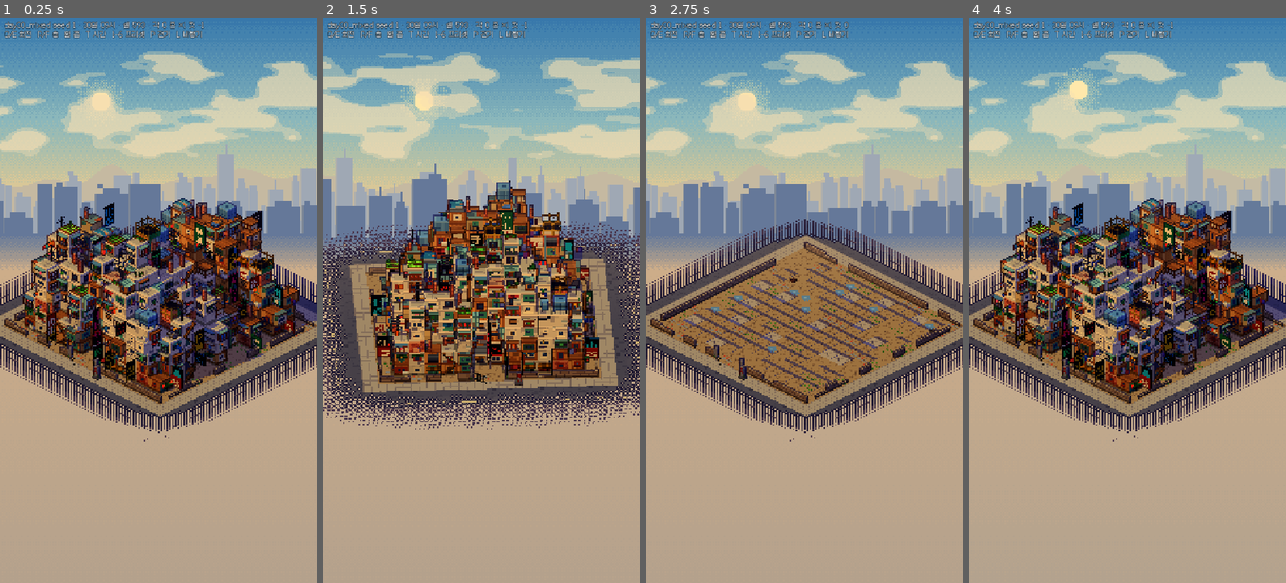
Above: before the commit, frames 1-4 (left to right).
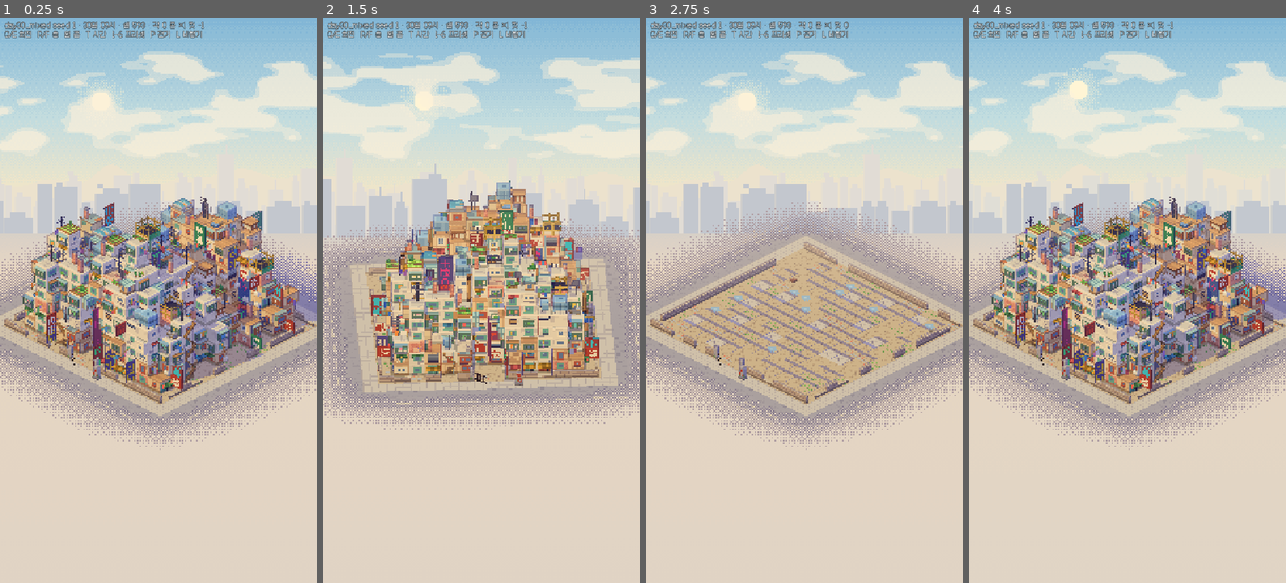
Above: after the commit, the same moments.

Repository: Birchnut/kowloon-walled-city
Game: Godot game, scene res://view/Sandbox.tscn
The game is run twice, just before and just after one commit, with the same random seed, the same clock (stepped at 60 frames per second) and the same inputs. This scene is started directly instead of the project's main scene.
Inputs:
- Up to frame 1 (0.25 s): no input
- Up to frame 2 (1.5 s): tap Enter at 0.5 s; tap Q at 0.6 s; tap E at 1.35 s
- Up to frame 3 (2.75 s): tap R at 2.1 s
- Up to frame 4 (4 s): tap F at 2.85 s; tap T at 3.6 s

The runs differ from the first frame. In frame 1, 98% of the frame differs, in the area x 0-100%, y 0-100%; in frame 2, 99%; in frame 3, 98%; in frame 4, 98%.

Commit message:
view: 색공간 수정(sRGB 그대로 출력), 자재별 창틀 묶기, 간판·디더·팔레트 손질
Co-Authored-By: Claude Fable 5.2 <noreply@anthropic.com>
Claude-Session: https://claude.ai/code/session_01VWRoT2qvtSpgugghX3NsRX

Diff:
--- a/godot/data/render.json
+++ b/godot/data/render.json
@@ -11,11 +11,11 @@
     "people_near_zoom": 4,
     "subpixel_scroll": true
   },
-  "outline": { "enabled": true, "strength": 0.38, "depth_threshold": 0.35 },
+  "outline": { "enabled": true, "strength": 0.22, "depth_threshold": 0.8 },
   "shade": {
     "ao_strength": 0.22,
     "depth_haze": 0.035,
-    "floor_grime": 0.10,
+    "floor_grime": 0.06,
     "neon_gain": 1.25,
     "light_bands": 4.0
   },
@@ -27,9 +27,9 @@
       { "t": 0.00, "sky_top": "#0b0d2c", "sky_mid": "#1a1846", "sky_low": "#2e2456", "haze": "#1d1a3c", "lit_top": "#5e69a8", "lit_side": "#4a5290", "shade": "#343a74", "sil_far": "#262250", "sil_near": "#161436", "night": 1.0, "win": 0.30, "stars": 1.0 },
       { "t": 0.17, "sky_top": "#0b0d2c", "sky_mid": "#1a1846", "sky_low": "#2e2456", "haze": "#1d1a3c", "lit_top": "#5e69a8", "lit_side": "#4a5290", "shade": "#343a74", "sil_far": "#262250", "sil_near": "#161436", "night": 1.0, "win": 0.07, "stars": 1.0 },
       { "t": 0.235, "sky_top": "#34407e", "sky_mid": "#8a6c9c", "sky_low": "#f0a98c", "haze": "#6f5f8a", "lit_top": "#b9a3c4", "lit_side": "#a88fae", "shade": "#62609a", "sil_far": "#8a6f9c", "sil_near": "#4c4478", "night": 0.55, "win": 0.26, "stars": 0.2 },
-      { "t": 0.29, "sky_top": "#7fb0d2", "sky_mid": "#c6dadc", "sky_low": "#fbe3bd", "haze": "#e9d3bd", "lit_top": "#fff3d6", "lit_side": "#f6dcb8", "shade": "#a8a4cf", "sil_far": "#cfd0d8", "sil_near": "#a9b2c8", "night": 0.0, "win": 0.05, "stars": 0.0 },
-      { "t": 0.50, "sky_top": "#86c0dc", "sky_mid": "#bfe0e2", "sky_low": "#f3ecd2", "haze": "#e6dcc8", "lit_top": "#fffbe8", "lit_side": "#f4e8cf", "shade": "#aeb0da", "sil_far": "#cfdadf", "sil_near": "#a9bdd0", "night": 0.0, "win": 0.0, "stars": 0.0 },
-      { "t": 0.66, "sky_top": "#7fb2d6", "sky_mid": "#d9d9c4", "sky_low": "#ffdca0", "haze": "#ecd0ac", "lit_top": "#fff0c4", "lit_side": "#ffdf9f", "shade": "#a79fd0", "sil_far": "#d6c6c0", "sil_near": "#a8a2c0", "night": 0.0, "win": 0.02, "stars": 0.0 },
+      { "t": 0.29, "sky_top": "#7fb0d2", "sky_mid": "#c6dadc", "sky_low": "#fbe3bd", "haze": "#e9d3bd", "lit_top": "#fff3d6", "lit_side": "#f6dcb8", "shade": "#a8a4cf", "sil_far": "#e3d8d0", "sil_near": "#c4c2cc", "night": 0.0, "win": 0.05, "stars": 0.0 },
+      { "t": 0.50, "sky_top": "#86c0dc", "sky_mid": "#bfe0e2", "sky_low": "#f3ecd2", "haze": "#e6dcc8", "lit_top": "#fffbe8", "lit_side": "#f4e8cf", "shade": "#aeb0da", "sil_far": "#dde3dc", "sil_near": "#c2cfd2", "night": 0.0, "win": 0.0, "stars": 0.0 },
+      { "t": 0.66, "sky_top": "#7fb2d6", "sky_mid": "#d9d9c4", "sky_low": "#ffdca0", "haze": "#ecd0ac", "lit_top": "#fff0c4", "lit_side": "#ffdf9f", "shade": "#a79fd0", "sil_far": "#e6cfb8", "sil_near": "#c4b0b8", "night": 0.0, "win": 0.02, "stars": 0.0 },
       { "t": 0.745, "sky_top": "#4b4a94", "sky_mid": "#c5628e", "sky_low": "#ffb060", "haze": "#b46a7c", "lit_top": "#ffb98a", "lit_side": "#ff9f6e", "shade": "#6a5aa2", "sil_far": "#a6608c", "sil_near": "#5a3f7a", "night": 0.45, "win": 0.55, "stars": 0.1 },
       { "t": 0.80, "sky_top": "#1c1d5a", "sky_mid": "#4c3a82", "sky_low": "#a8587e", "haze": "#3e2f66", "lit_top": "#7f76b6", "lit_side": "#6a60a4", "shade": "#44438a", "sil_far": "#4a3878", "sil_near": "#231d4e", "night": 0.9, "win": 0.95, "stars": 0.6 },
       { "t": 0.86, "sky_top": "#0b0d2c", "sky_mid": "#1c1a4a", "sky_low": "#35285c", "haze": "#1f1c40", "lit_top": "#5e69a8", "lit_side": "#4a5290", "shade": "#343a74", "sil_far": "#262250", "sil_near": "#161436", "night": 1.0, "win": 1.0, "stars": 1.0 },
--- a/godot/data/visuals.json
+++ b/godot/data/visuals.json
@@ -2,13 +2,13 @@
   "_comment": "외형 매핑(VIEW 소유). 콘텐츠 id → 외형 레시피. 없는 id는 _default_* 로 그린다(뷰 코드 수정 불필요). 설명은 docs/VIEW_NOTES.md.",
 
   "materials": {
-    "_comment": "ramp = 밝음→어두움 4톤(그림자 쪽은 색상을 보라/파랑으로 민다). pattern = planks|corrugated|brick|concrete|patch. accent = 얼룩/녹/패치 색. roof = 지붕 톤 2개.",
-    "_default": { "ramp": ["#e2dccf", "#c9c0bb", "#a79ead", "#7d7493"], "pattern": "concrete", "accent": "#8f8aa6", "roof": ["#cfc6bd", "#b3a9ad"] },
-    "scrap":    { "ramp": ["#d8c39a", "#bfa27c", "#977a6c", "#6c566a"], "pattern": "patch",      "accent": "#6fa8a0", "roof": ["#9fb4b8", "#7c8fa2"] },
-    "wood":     { "ramp": ["#eebf82", "#d99f63", "#b0744f", "#7c4d4a"], "pattern": "planks",     "accent": "#8a5a46", "roof": ["#c98f5e", "#a26a4c"] },
-    "sheet":    { "ramp": ["#bfdcd8", "#98bfc4", "#7096aa", "#526c92"], "pattern": "corrugated", "accent": "#c97a55", "roof": ["#a9cbcb", "#84a9b6"] },
-    "brick":    { "ramp": ["#eba283", "#d67f6a", "#ad5a5c", "#7a4058"], "pattern": "brick",      "accent": "#f0d2b4", "roof": ["#d9b9a2", "#b8938c"] },
-    "concrete": { "ramp": ["#ece4d4", "#d2c8c0", "#aea3b2", "#80779a"], "pattern": "concrete",   "accent": "#8b86a8", "roof": ["#d6ccc0", "#b9aeb2"] }
+    "_comment": "ramp = 밝음→어두움 4톤(그림자 쪽은 색상을 보라/파랑으로 민다). pattern = planks|corrugated|brick|concrete|patch. accent = 얼룩/녹/패치 색. roof = 지붕 톤 2개. frames = 이 자재에 어울리는 창틀 색 키(a 크림 b 청록 c 붉은 d 어두운) — 자재마다 창틀을 묶어 덩어리가 깨끗해 보이게. cage = 철망 색(0 초록 1 녹).",
+    "_default": { "ramp": ["#e2dccf", "#c9c0bb", "#a79ead", "#7d7493"], "pattern": "concrete", "accent": "#8f8aa6", "roof": ["#cfc6bd", "#b3a9ad"], "frames": ["a", "b"], "cage": 0 },
+    "scrap":    { "ramp": ["#dcc9a4", "#c7ae8c", "#9f8478", "#705a70"], "pattern": "patch",      "accent": "#6fa8a0", "roof": ["#9fb4b8", "#7c8fa2"], "frames": ["a", "d", "b"], "cage": 1 },
+    "wood":     { "ramp": ["#f3d6aa", "#e4bc8e", "#bd9072", "#88627c"], "pattern": "planks",     "accent": "#9a6a56", "roof": ["#d6a070", "#b47c5c"], "frames": ["a", "c"], "cage": 1 },
+    "sheet":    { "ramp": ["#bfdcd8", "#98bfc4", "#7096aa", "#526c92"], "pattern": "corrugated", "accent": "#c97a55", "roof": ["#a9cbcb", "#84a9b6"], "frames": ["d", "a"], "cage": 0 },
+    "brick":    { "ramp": ["#f0a892", "#de8a7c", "#b3626a", "#7c4462"], "pattern": "brick",      "accent": "#f0d2b4", "roof": ["#d9b9a2", "#b8938c"], "frames": ["a", "a", "b"], "cage": 0 },
+    "concrete": { "ramp": ["#ece4d4", "#d2c8c0", "#aea3b2", "#80779a"], "pattern": "concrete",   "accent": "#8b86a8", "roof": ["#d6ccc0", "#b9aeb2"], "frames": ["b", "b", "a"], "cage": 0 }
   },
 
   "neon": {
--- a/godot/view/CityMesher.gd
+++ b/godot/view/CityMesher.gd
@@ -10,7 +10,7 @@
 const UP := Vector3(0, 1, 0)
 const UPI := Vector3i(0, 0, 1)
 const TX := 1.0 / 16.0
-const EPS := 0.008
+const EPS := 0.012
 
 const LAUNDRY: Array[String] = ["#f4f0e6", "#ff6f6f", "#5fa8e6", "#ffd45a", "#7fd08a", "#ff9ac0", "#f4f0e6", "#b58be0", "#ff9a4a", "#6fd0d0"]
 const PIPES: Array[String] = ["#b5654f", "#8fb5d0", "#d8cfc0", "#6a6486", "#7fae8a"]
@@ -93,7 +93,7 @@
 			var form: String = str(rec.get("form", "box"))
 			hh = float(p.z) + (0.0 if form == "open" else 0.6)
 		col_h[col] = maxf(float(col_h.get(col, 0.0)), hh)
-		if rec.get("chimney", false) and is_box(c):
+		if rec.get("chimney", false) and is_box(c) and ViewCfg.h2(col.x * 37 + col.y, 3) % 3 != 0:
 			chimney_cols[col] = str(rec.get("fx", "smoke"))
 	for z in by_floor.size():
 		by_floor[z].sort()
@@ -303,9 +303,9 @@
 	var room2: bool = not state.cells.has(nb + DIR[d])     # 앞에 두 칸 비었나
 	var below_open: bool = p.z > 0 and not state.cells.has(nb - UPI) and float(col_h.get(Vector2i(nb.x, nb.y), 0.0)) < float(p.z) - 0.1
 	var ground := p.z == 0
-	var fk: String = ["a", "b", "c", "d"][ViewCfg.h2(seed_v, 31) % 4]
-	if mat == "wood" or mat == "scrap":
-		fk = ["a", "b", "c"][ViewCfg.h2(seed_v, 31) % 3]
+	# 창틀 색은 자재(=탑)마다 묶는다: 같은 탑은 같은 창틀 → 큰 덩어리가 깨끗하게 읽힌다
+	var frames: Array = cfg.material(mat).get("frames", ["a"])
+	var fk: String = str(frames[ViewCfg.h2(p.x * 5 + p.y * 3 + (p.z / 3), 31) % frames.size()]) if not frames.is_empty() else "a"
 	var owner: int = int(c.get("owner", 0))
 	var lived: bool = kind != "housing" or occupied.has(owner)
 	var wkind := MeshBuf.K_WINDOW if kind == "housing" else MeshBuf.K_BIZ
@@ -427,23 +427,23 @@
 	if not lived:
 		return
 	# 가장자리 잡동사니
-	var cage_p := 0.24
+	var cage_p := 0.14
 	match type:
 		"cage":
-			cage_p = 0.8
+			cage_p = 0.7
 		"flat":
-			cage_p = 0.34
+			cage_p = 0.22
 		"shack":
-			cage_p = 0.05
+			cage_p = 0.03
 	if mat == "concrete" or mat == "brick":
-		cage_p += 0.12
+		cage_p += 0.08
 	var has_cage := false
 	if not bay and p.z >= 1 and r2 < cage_p:
 		has_cage = true
 		_cage_balcony(p, d, hs)
-	if r3 > 0.62 and not has_cage and p.z >= 1 and room2:
+	if r3 > 0.74 and not has_cage and p.z >= 1 and room2:
 		_laundry_pole(p, d, hs, w0)
-	elif r3 > 0.5 and r3 <= 0.62 and state.power_level > 0 and not has_cage:
+	elif r3 > 0.62 and r3 <= 0.74 and state.power_level > 0 and not has_cage:
 		_ac(p, d, 0.56, 0.1, w0)
 	if not has_cage and not bay and ViewCfg.h2(hs, 41) % 100 < 14:
 		_awning(p, d, 0.15, 0.85, 0.82, 0.1, 0.2, Color(["#5d9a62", "#d85f5f", "#4f8fb5", "#e0a23c"][hs % 4]))
@@ -458,7 +458,7 @@
 	var u1 := 0.875
 	var v0 := 0.125
 	var v1 := 0.75
-	var ct := tile("cage_%d" % ((hs / 3) % 2))
+	var ct := tile("cage_%d" % int(cfg.material(cfg.material_key(str(state.cells[p].get("material", "")))).get("cage", 0)))
 	# 바닥판 + 지붕판
 	fbox(p, d, u0, u1, v0 - 0.0625, v0, 0.0, depth, tile("white"), tile("white"), Color("#8f8aa6"), 31)
 	var topc := Color(["#a9cbcb", "#c98f5e", "#8fb5d0", "#d8cfc0"][(hs / 7) % 4])
@@ -543,12 +543,12 @@
 	var u := 0.0625 if hs % 2 == 0 else 0.9375
 	var v0 := 0.35 if p.z == 0 else (0.1 - float(hs % 3) * 0.1)
 	var w0 := 0.09
-	if not room2:
-		# 좁은 골목: 벽에 붙인 납작 간판
+	if not room2 or (hs / 7) % 100 >= 72:
+		# 좁은 골목(또는 일부): 벽에 붙인 납작 간판
 		_sign_flat(p, d, tr, col, style, hs)
 		return
 	var neon_style := style == "neon"
-	var board := Color("#2c2646") if neon_style else Color(["#f4ecd8", "#c2463c", "#3f8f6a", "#f4ecd8"][hs % 4])
+	var board := _neon_board(col, hs) if neon_style else Color(["#f4ecd8", "#c2463c", "#3f8f6a", "#f4ecd8"][hs % 4])
 	var tcol := col
 	if not neon_style:
 		tcol = Color("#c2463c") if board.r > 0.9 else Color("#fff6e0")
@@ -567,12 +567,12 @@
 	var tw0 := w0 + TX
 	var tw1 := tw0 + tr.size.x * TX
 	# 오른쪽 면(+R을 보는 면): 왼쪽이 바깥
-	mb.quad(fp(p, d, u + th + 0.004, ty1, tw1), fp(p, d, u + th + 0.004, ty1, tw0), fp(p, d, u + th + 0.004, ty0, tw0), fp(p, d, u + th + 0.004, ty0, tw1), RGT[d], tr, tcol, rnd, tk)
-	mb.quad(fp(p, d, u - th - 0.004, ty1, tw0), fp(p, d, u - th - 0.004, ty1, tw1), fp(p, d, u - th - 0.004, ty0, tw1), fp(p, d, u - th - 0.004, ty0, tw0), -RGT[d], tr, tcol, rnd, tk)
+	mb.quad(fp(p, d, u + th + 0.014, ty1, tw1), fp(p, d, u + th + 0.014, ty1, tw0), fp(p, d, u + th + 0.014, ty0, tw0), fp(p, d, u + th + 0.014, ty0, tw1), RGT[d], tr, tcol, rnd, tk)
+	mb.quad(fp(p, d, u - th - 0.014, ty1, tw0), fp(p, d, u - th - 0.014, ty1, tw1), fp(p, d, u - th - 0.014, ty0, tw1), fp(p, d, u - th - 0.014, ty0, tw0), -RGT[d], tr, tcol, rnd, tk)
 	if neon_style:
 		# 네온 테두리 관
 		for sgn in [-1.0, 1.0]:
-			var uu: float = u + sgn * (th + 0.004)
+			var uu: float = u + sgn * (th + 0.014)
 			var nn: Vector3 = RGT[d] * sgn
 			var e := tile("white")
 			var es := sub(e, 0, 0, 2, 2)
@@ -586,17 +586,27 @@
 		light(fp(p, d, u, v0 + bh * 0.5, w0 + bw * 0.5), col, float(cfg.r("light.neon_radius", 2.2)))
 
 
+## 네온 간판의 판 색: 낮에도 색이 보이는 어두운 중간톤(글자색과 보색에 가깝게).
+func _neon_board(col: Color, hs: int) -> Color:
+	var opts: Array[String] = ["#9a4a6e", "#3a8580", "#4f62a8", "#a8484a", "#62549a"]
+	var best := Color(opts[hs % opts.size()])
+	# 글자색과 너무 비슷하면 다른 판으로
+	if absf(best.h - col.h) < 0.12:
+		best = Color(opts[(hs + 2) % opts.size()])
+	return best
+
+
 func _sign_flat(p: Vector3i, d: int, tr: Rect2, col: Color, style: String, hs: int) -> void:
 	var neon_style := style == "neon"
 	var bw := (tr.size.x + 2.0) / 16.0
 	var bh := (tr.size.y + 2.0) / 16.0
 	var u0 := 0.0625 if hs % 2 == 0 else 1.0 - 0.0625 - bw
 	var v0 := 0.55 if p.z == 0 else 0.2
-	var board := Color("#2c2646") if neon_style else Color(["#f4ecd8", "#c2463c", "#3f8f6a"][hs % 3])
+	var board := _neon_board(col, hs) if neon_style else Color(["#f4ecd8", "#c2463c", "#3f8f6a"][hs % 3])
 	var tcol := col if neon_style else (Color("#c2463c") if board.r > 0.9 else Color("#fff6e0"))
 	fbox(p, d, u0, u0 + bw, v0, v0 + bh, 0.0, 0.05, tile("white"), tile("white"), board, 15)
 	var rnd := float(hs % 991) / 991.0
-	fquad(p, d, u0 + TX, u0 + TX + tr.size.x / 16.0, v0 + TX, v0 + TX + tr.size.y / 16.0, 0.058, tr, tcol, rnd, MeshBuf.K_NEON if neon_style else MeshBuf.K_PLAIN, false)
+	fquad(p, d, u0 + TX, u0 + TX + tr.size.x / 16.0, v0 + TX, v0 + TX + tr.size.y / 16.0, 0.066, tr, tcol, rnd, MeshBuf.K_NEON if neon_style else MeshBuf.K_PLAIN, false)
 	if neon_style:
 		light(fp(p, d, u0 + bw * 0.5, v0 + bh * 0.5, 0.4), col, 1.6)
 
--- a/godot/view/CityView.gd
+++ b/godot/view/CityView.gd
@@ -724,7 +724,7 @@
 	_sky_mat.set_shader_parameter("moon", moonv)
 	_sky_mat.set_shader_parameter("sun_col", _v3((v["lit_top"] as Color).lerp(Color(1, 0.95, 0.8), 0.5)))
 	_outline_mat.set_shader_parameter("strength", float(cfg.r("outline.strength", 0.38)) if bool(cfg.r("outline.enabled", true)) else 0.0)
-	_outline_mat.set_shader_parameter("threshold", float(cfg.r("outline.depth_threshold", 0.35)))
+	_outline_mat.set_shader_parameter("threshold", float(cfg.r("outline.depth_threshold", 0.7)) / float(_zoom_levels[zoom_i]))
 	_screen_mat.set_shader_parameter("quantize", bool(cfg.r("post.quantize", false)))
 	_screen_mat.set_shader_parameter("levels", float(cfg.r("post.levels", 24.0)))
 
--- a/godot/view/PixelAtlas.gd
+++ b/godot/view/PixelAtlas.gd
@@ -180,9 +180,9 @@
 	match pat:
 		"planks":
 			for p in 4:
-				var tone: Color = [c0, c0, mx(c0, c1, 0.5), c1][_ri(4)]
+				var tone: Color = [c0, c0, mx(c0, c1, 0.25), mx(c0, c1, 0.5)][_ri(4)]
 				_rc(p * 4, 0, 4, 16, tone)
-				_rc(p * 4 + 3, 0, 1, 16, mx(tone, c2, 0.55))
+				_rc(p * 4 + 3, 0, 1, 16, mx(tone, c2, 0.45))
 				if _rnd() < 0.6:
 					_rc(p * 4, 3 + _ri(5) * 2, 3, 1, mx(tone, c2, 0.45))
 				if _rnd() < 0.5:
@@ -193,7 +193,7 @@
 					_rc(x * 2, 16 - hgt * 2, 2, hgt * 2, mx(c1, c2, 0.55))
 			if v == 3:
 				_m(1 + _ri(4), 2 + _ri(2), 3, 2, mx(c0, acc, 0.6))
-			_rc(0, 0, 16, 2, c2)
+			_rc(0, 0, 16, 2, mx(c1, c2, 0.6))
 		"corrugated":
 			var cols := [lt(c0, 0.05), c0, c1, mx(c1, c2, 0.45)]
 			for x in 16:
@@ -217,7 +217,7 @@
 				var off := (row % 2) * 2
 				for b in range(-1, 5):
 					var x0 := b * 4 + off - 2
-					var tone2: Color = [c0, c0, c1, mx(c0, c1, 0.5), c0, mx(c1, c2, 0.4)][_ri(6)]
+					var tone2: Color = [c0, c0, mx(c0, c1, 0.7), mx(c0, c1, 0.4), c0, c1][_ri(6)]
 					_rc(x0, row * 2, 4, 2, tone2)
 					_rc(x0 + 3, row * 2, 1, 2, mx(tone2, c2, 0.4))
 			if v >= 2:
@@ -229,7 +229,6 @@
 					if _rnd() < 0.5:
 						_rc(x * 2, 14 - _ri(2) * 2, 2, 4, mx(c2, c3, 0.4))
 			_rc(0, 0, 16, 2, lt(mx(acc, c0, 0.3), 0.02))
-			_rc(0, 2, 16, 1, mx(c1, c2, 0.6))
 		"patch":
 			_rc(0, 0, 16, 16, c0)
 			var pal := [c0, c1, acc, Color("#c97a55"), Color("#e6cc98"), Color("#6f8fc0"), mx(c1, c2, 0.5), lt(c0, 0.06)]
@@ -266,8 +265,7 @@
 				var cx := 2 + _ri(8)
 				for i in 6:
 					_px(cx + i, 6 + i + _ri(2), mx(c2, c3, 0.5))
-			_rc(0, 0, 16, 2, lt(c0, 0.07))
-			_rc(0, 2, 16, 1, c1)
+			_rc(0, 0, 16, 2, lt(c0, 0.06))
 
 
 func _roof(pat: String, v: int, r0: Color, r1: Color, c2: Color, acc: Color) -> void:
@@ -307,8 +305,8 @@
 
 # ------------------------------------------------------------------ 창·문
 const FRAMES := {"a": "#f6ecd4", "b": "#73b5a6", "c": "#c2604f", "d": "#5c4c72"}
-const GLASS_DAY := "#566a98"
-const GLASS_HI := "#8ea6ca"
+const GLASS_DAY := "#6c84b2"
+const GLASS_HI := "#a3bbdc"
 
 
 func _frame(fc: Color, x: int, y: int, w: int, h: int) -> void:
@@ -399,9 +397,10 @@
 		_begin("cage_" + k)
 		_rc(0, 0, 16, 2, bc)
 		_rc(0, 14, 16, 2, dk(bc, 0.15))
-		for x in [0, 4, 8, 12]:
+		for x in [3, 7, 11]:
 			_rc(x, 0, 1, 16, bc)
-		_rc(15, 0, 1, 16, dk(bc, 0.1))
+		_rc(0, 0, 2, 16, bc)
+		_rc(14, 0, 2, 16, dk(bc, 0.1))
 		_rc(0, 7, 16, 1, bc)
 	# 난간
 	_begin("rail")
@@ -606,15 +605,15 @@
 		_m(_ri(8), _ri(8), 2, 1, Color("#c4b9b6"))
 	for i in 5:
 		_px(4 + i, 5 + i + _ri(2), Color("#978ca0"))
-	var a0 := Color("#8f8ea6")
-	var a1 := Color("#85849e")
+	var a0 := Color("#aaa5b6")
+	var a1 := Color("#a09bae")
 	for v in 2:
 		_begin("g_asphalt_%d" % v, v)
 		_rc(0, 0, 16, 16, a0)
 		for i in 6:
 			_m(_ri(8), _ri(8), 1 + _ri(2), 1, a1)
 		if v == 1:
-			_m(_ri(6), _ri(6), 2, 2, Color("#7a7994"))
+			_m(_ri(6), _ri(6), 2, 2, Color("#9590a6"))
 	_begin("g_line")
 	_rc(0, 0, 16, 16, a0)
 	_rc(0, 6, 10, 4, Color("#e9e2c8"))
@@ -890,5 +889,5 @@
 		var off := f.get_glyph_offset(0, size, gidx)
 		var adv := f.get_glyph_advance(0, px, gidx)
 		var asc := f.get_cache_ascent(0, px)
-		return {"img": gimg, "src": Rect2i(uv), "off": Vector2i(int(round(off.x)), int(round(asc + off.y))), "adv": maxi(int(round(adv.x)), int(uv.size.x))}
+		return {"img": gimg, "src": Rect2i(uv), "off": Vector2i(int(round(off.x)), int(round(asc + off.y)) - (int(round(asc)) - px + 1)), "adv": clampi(int(round(adv.x)), 3, 12)}
 	return null
--- a/godot/view/Sandbox.gd
+++ b/godot/view/Sandbox.gd
@@ -19,6 +19,14 @@
 		var kv := a.split("=", true, 1)
 		if kv.size() == 2:
 			_args[kv[0]] = kv[1]
+			if kv[0].begins_with("r:"):
+				# 렌더 설정 덮어쓰기: r:outline.strength=0
+				var val: Variant = kv[1]
+				if kv[1] == "true" or kv[1] == "false":
+					val = kv[1] == "true"
+				elif kv[1].is_valid_float():
+					val = float(kv[1])
+				ViewCfg.overrides[kv[0].substr(2)] = val
 	_preset = str(_args.get("city", _preset))
 	_seed = int(_args.get("seed", 1))
 	Game.autosave = false
@@ -79,6 +87,8 @@
 		Game.event.emit("power_changed", {"level": 1})
 	if _args.has("plane") and _frame == 2:
 		view._plane_next = 0.0
+	if _args.has("dump_atlas") and _frame == 3:
+		view.atlas.img.save_png(str(_args["dump_atlas"]))
 	if _label:
 		var st: CityState = Game.state
 		_label.text = "%s seed %d · %d일 %02d시 · 셀 %d · 각 %d 줌 ×%d 컷 %d\nQ/E 회전  R/F 층  휠 줌  T 시간  1-6 프리셋  P 전기  L 비행기" % [
--- a/godot/view/ViewCfg.gd
+++ b/godot/view/ViewCfg.gd
@@ -6,6 +6,7 @@
 var visuals: Dictionary = {}
 var _recipe_cache: Dictionary = {}
 var _mat_cache: Dictionary = {}
+static var overrides: Dictionary = {}
 
 # 파생 상수(카메라 수학)
 var cell_half_px: float = 8.0
@@ -23,6 +24,17 @@
 	visuals = Data.file("visuals") if Data.file("visuals") is Dictionary else {}
 	_recipe_cache.clear()
 	_mat_cache.clear()
+	# 개발용 덮어쓰기(Sandbox의 r:경로=값 인자)
+	if not overrides.is_empty():
+		render = render.duplicate(true)
+		for k in overrides:
+			var parts: PackedStringArray = str(k).split(".")
+			var cur: Dictionary = render
+			for i in parts.size() - 1:
+				if not (cur.get(parts[i]) is Dictionary):
+					cur[parts[i]] = {}
+				cur = cur[parts[i]]
+			cur[parts[parts.size() - 1]] = overrides[k]
 	cell_half_px = float(r("pixel.cell_half_px", 8))
 	storey_px = float(r("pixel.storey_px", 8))
 	elev = deg_to_rad(float(r("pixel.elevation_deg", 30.0)))
--- a/godot/view/shaders/city.gdshader
+++ b/godot/view/shaders/city.gdshader
@@ -108,7 +108,12 @@
 }
 
 vec3 to_linear(vec3 c) {
+	// 호환(GLES3) 렌더러는 unshaded 출력을 그대로 내보낸다 → sRGB 값을 그대로 쓴다.
+#if CURRENT_RENDERER == RENDERER_COMPATIBILITY
+	return c;
+#else
 	return mix(c / 12.92, pow((c + 0.055) / 1.055, vec3(2.4)), step(vec3(0.04045), c));
+#endif
 }
 
 void fragment() {
@@ -120,8 +125,7 @@
 	bool is_emit = (!is_glass) && t.a < 0.875;
 	vec3 base = t.rgb * COLOR.rgb;
 	vec3 n = wnrm;
-	ivec2 tx = ivec2(floor(UV * 512.0));
-	float dth = bayer4(tx);
+	float dth = bayer4(ivec2(FRAGCOORD.xy));
 
 	// 지면: 부지에서 멀어지면 디더로 사라진다
 	if (kind == 4) {
@@ -142,7 +146,7 @@
 		sh = shadowed(wpos + n * 0.03, sun_dir);
 	}
 	if (!sh) {
-		light = (n.y > 0.5) ? lit_top : lit_side;
+		light = (n.y > 0.5) ? lit_top : ((ndl > 0.42) ? lit_side : mix(lit_side, shade, 0.45));
 	} else {
 		light = shade;
 		if (n.y > 0.5) { light *= 1.10; }
--- a/godot/view/shaders/outline.gdshader
+++ b/godot/view/shaders/outline.gdshader
@@ -35,6 +35,9 @@
 	float edge = step(threshold, e) * step(threshold * 0.6, max(sx, sy));
 	if (d0 > 190.0) { edge = 0.0; }
 	vec3 m = mix(vec3(1.0), mix(vec3(1.0), tint, strength * 2.0), edge);
-	// blend_mul: 선형 공간에서 곱해지므로 감마를 대충 맞춘다
+#if CURRENT_RENDERER == RENDERER_COMPATIBILITY
+	ALBEDO = clamp(m, vec3(0.0), vec3(1.0));
+#else
 	ALBEDO = pow(clamp(m, vec3(0.0), vec3(1.0)), vec3(2.2));
+#endif
 }
--- a/godot/view/shaders/sky.gdshader
+++ b/godot/view/shaders/sky.gdshader
@@ -45,7 +45,12 @@
 }
 
 vec3 to_linear(vec3 c) {
+	// 호환(GLES3) 렌더러는 unshaded 출력을 그대로 내보낸다 → sRGB 값을 그대로 쓴다.
+#if CURRENT_RENDERER == RENDERER_COMPATIBILITY
+	return c;
+#else
 	return mix(c / 12.92, pow((c + 0.055) / 1.055, vec3(2.4)), step(vec3(0.04045), c));
+#endif
 }
 
 void fragment() {
@@ -119,7 +124,7 @@
 	if (p.y >= gy) {
 		float g = clamp((p.y - gy) / 26.0, 0.0, 1.0);
 		float gq = clamp(floor(g * 5.0 + dth) / 5.0, 0.0, 1.0);
-		c = mix(sil_near, haze, gq);
+		c = mix(mix(sil_near, haze, 0.55), haze, gq);
 		float g2 = clamp((p.y - gy - 26.0) / max(res.y - gy - 26.0, 1.0), 0.0, 1.0);
 		float g2q = floor(g2 * 6.0 + dth) / 6.0;
 		c = mix(c, mix(haze, sil_near, 0.35), g2q * 0.6);
